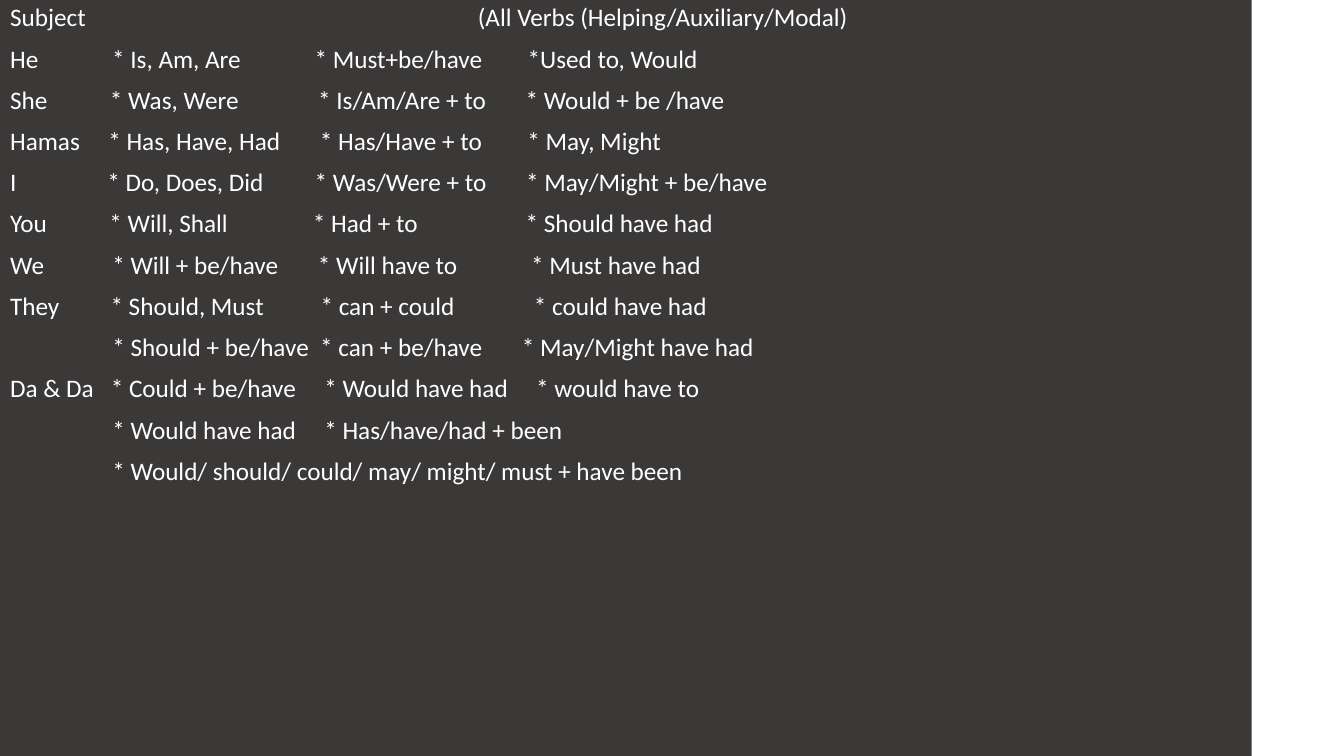
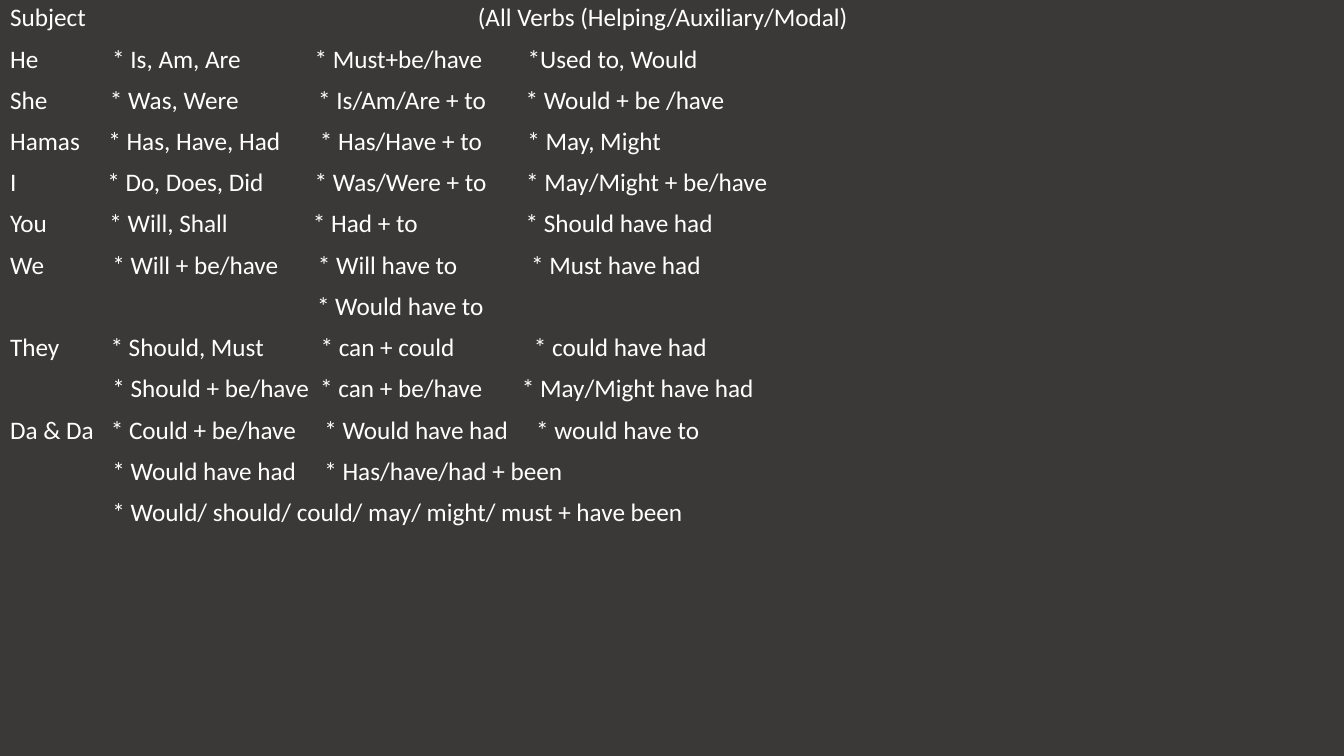
Before and after one commit to JanHamas/English_C, a slide deck: slide 3 of ENG GRAMMER.pptx (slide 2 before the commit). Drawn at 1344x756 pixels with LibreOffice and Linux fonts; fonts in the diff are those of the drawing. Boxes give left, top, right and bottom in pixels: in the first picture for what was removed or moved away, otherwise in the second. Text is boxed around its words. In the diff, an @@ line names an element or a change of style, - is before the commit and + after.

```diff
--- a/ENG GRAMMER.pptx
+++ b/ENG GRAMMER.pptx
@@ text "Subject (All Verbs (Helping/Auxiliary/Modal)": place and size @@
-text "Subject (All Verbs (Helping/Auxiliary/Modal)" at (0, 0, 1252, 756)
+text "Subject (All Verbs (Helping/Auxiliary/Modal)" at (0, 0, 1344, 756)
@@ text at (335, 297, 483, 315): paragraph added @@
+* Would have to
```
Also in this commit, not shown: 1 other slide changed, 14 slides added, 12 slides removed, 19 other files.
